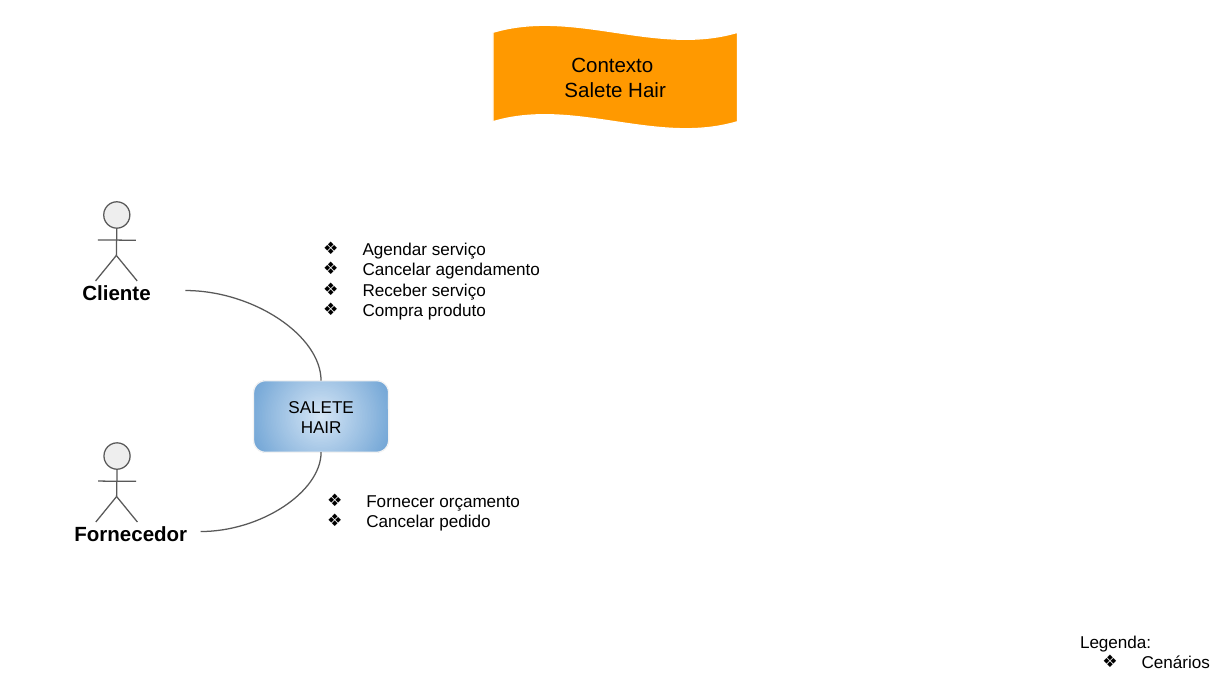
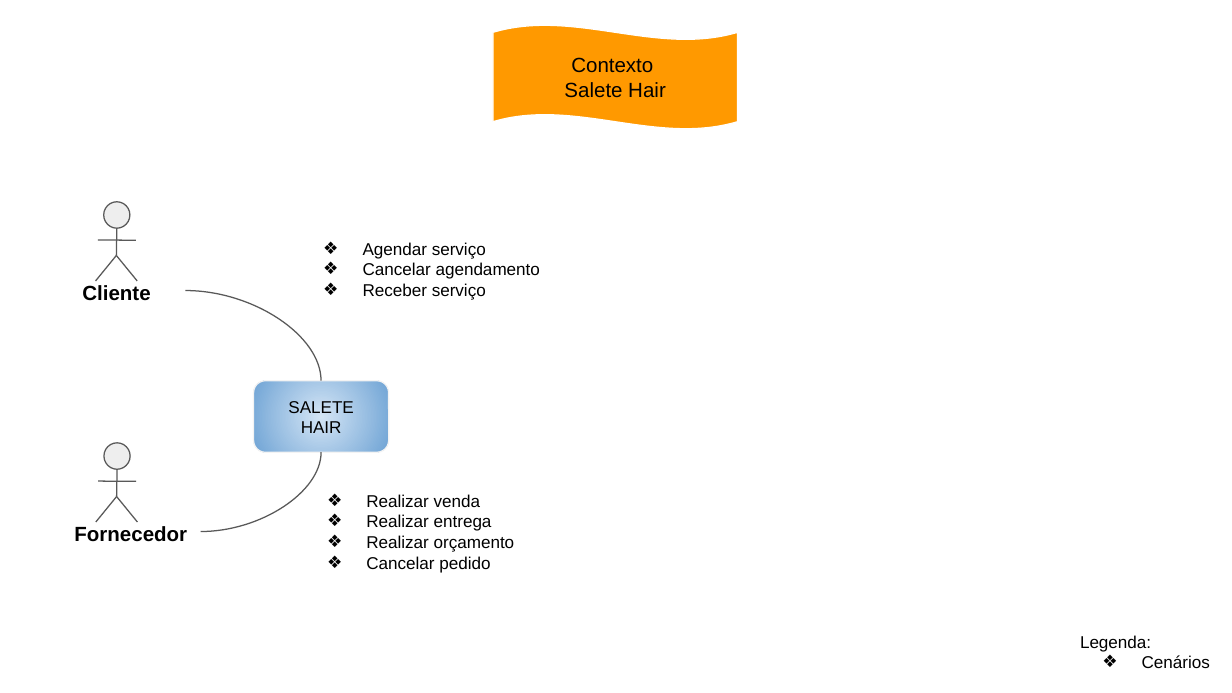
Before and after one commit to caevs/Tcc, a slide deck: slide 1 of 15. Arquitetura de Negócio para cada Cenário.pptx. Drawn at 1232x693 pixels with LibreOffice and Linux fonts; fonts in the diff are those of the drawing. Boxes give left, top, right and bottom in pixels: in the first picture for what was removed or moved away, otherwise in the second. Text is boxed around its words. In the diff, an @@ line names an element or a change of style, - is before the commit and + after.

```diff
--- a/15. Arquitetura de Negócio para cada Cenário.pptx
+++ b/15. Arquitetura de Negócio para cada Cenário.pptx
@@ text at [363, 303, 486, 320]: paragraph removed @@
-❖ Compra produto
@@ text at [366, 494, 515, 552]: text changed @@
-❖ Fornecer orçamento
+❖ Realizar venda
+❖ Realizar entrega
+❖ Realizar orçamento
```
Also in this commit, not shown: 6 other slides changed, 1 slide added.
